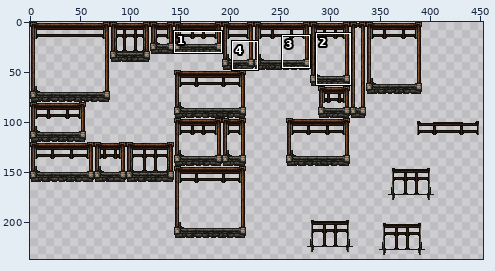
Sprite sheet -- content/Entities/Structures/Construction/Generic/atlas.construction.00.png. The picture above shows the old version from afar; the outline marks the close-up.
Close-up. First the earlier version:
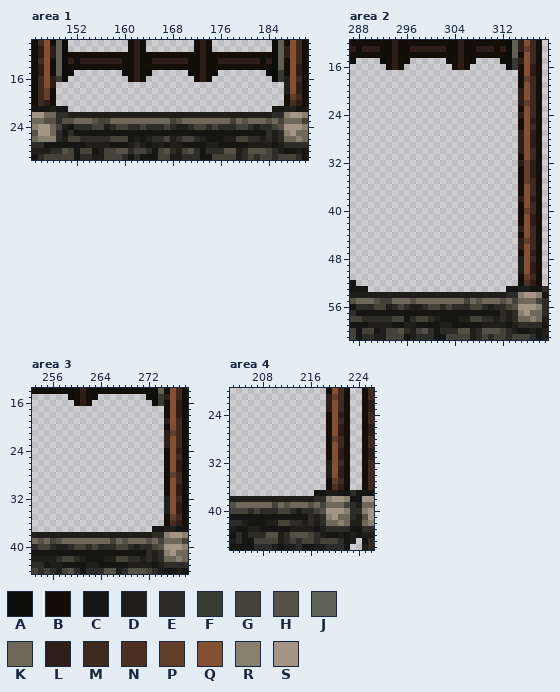
The file is 512x512 pixels. Colours within 5 levels of each other are drawn and written as one. Shown: area 1: x 145..190, y 10..29; area 2: x 287..319, y 12..61; area 3: x 253..278, y 14..44; area 4: x 203..226, y 20..46. The wide view leaves out empty margins. The commit also changed other parts of the picture, which this record leaves out.
Palette (. is transparent): A #0c0c0b  B #140e08  C #151514  D #1f1e1b  E #2e2c29  F #373933  G #45423a  H #565146  J #5f6154  K #6e685a  L #2f1e17  M #40291f  N #4d2f21  P #643e2d  Q #854f32  R #89816f  S #a59587
Pixels before, area 1, first column x 145:
10 BMQBJA..........BLB........BLB..........AJBQMB
11 BLQLJA..........BLB........BLB..........AJLQMB
12 BLQLJABBBBBBBBBBBLBBBBBBBBBBLBBBBBBBBBBBAJLQMB
13 BMQBJALBLLLLLLLBBLBBLLLLLLBBLBBLLLLLLLBLAJBQMB
14 BLQBJABBBBBBBBBBBLBBBBBBBBBBLBBBBBBBBBBBAJBQLB
15 BLQBJAA........ABLBA......ABLBA........AAFBQLB
16 BMQLFA..........BLB........BLB..........AFDQMB
17 BMQL......................................DQLB
18 BMPB......................................DQLB
19 BMPB......................................BPMB
20 BMLB......................................BNLB
21 CCCDCC..................................CCDDCC
22 SSKKEEDDDDDDDDDDDDDDDDDDDDDDDDDDDDDDDDDDEERSSR
23 KKHHEHHKKKHGGKKKKKKKKKKGHKKKKKKKKGKHKKKHKGKKKG
24 RSSKGDCEEEGGDEGGEEGEEEGEDDEGGEGEEEGGEDEEGHSSSR
25 HSSKECECCCCCCCCCCCCCCCCCCCCCCCCCCCCCCCCEDERSKK
26 KRRREDGGEEEEEGGGCDCDEEGDEGGEDCCCDDGGEEDEDEKKRK
27 EECCCCCCCDDDDCCCDEDCDDCDDCCCCDDCCCCCDDDDCDEEEE
28 DDDEEHGCGGCDGGHHEGGECGHEDGHECEEEHHDEHHHGEDCCDC
29 CEGGGGGCEEDDGGGECECCCGGDDEEECCGGGGDEGEGGEGGGEC
Pixels before, area 2, first column x 287:
12 BBBBBBBLBBBBBBBBBBLBBBBBBBAJLQMB.
13 LBLLLBBLBBLLLLLLBBLBBLLLBLAJLPMB.
14 BBBBBBBLBBBBBBBBBBLBBBBBBBAJBQMB.
15 A....ABLBA......ABLBA....AAFLQMB.
16 ......BLB........BLB......AFBQLB.
17 ............................BQLB.
18 ............................BPMB.
19 ............................BQMB.
20 ............................LQMB.
21 ............................LQMB.
22 ............................LPMB.
23 ............................BQMB.
24 ............................LQMB.
25 ............................BQLB.
26 ............................BQMB.
27 ............................LQLB.
28 ............................LQLB.
29 ............................LQLB.
30 ............................LQMB.
31 ............................BQMB.
32 ............................LPLB.
33 ............................BPLB.
34 ............................BPLB.
35 ............................BPMB.
36 ............................BQMB.
37 ............................BQMB.
38 ............................LQLB.
39 ............................BQMB.
40 ............................BPMB.
41 ............................BQLB.
42 ............................BQLB.
43 ............................LQMB.
44 ............................BQMB.
45 ............................LPMB.
46 ............................LQMB.
47 ............................BQLB.
48 ............................DQMB.
49 ............................DQLB.
50 ............................DQLB.
51 ............................BPMB.
52 C...........................BNLB.
53 CCC.......................CCDDCCE
54 DDDDDDDDDDDDDDDDDDDDDDDDDDEERSSRC
55 HKKKHGGKKKHKKKKKKKKGKHKKKHKGKKKGE
56 CEEEGGDEGEDDEGGEGEEEGGEDEEGHSSSRE
57 ECCCCCCCCCCCCCCCCCCCCCCCCEDERSKKE
58 GGEEEEEGGCEGGEDCCCDDGGEEDEDEKKRKD
59 CCCDDDDCCDDCCCCDDCCCCCDDDDCDEEEEC
60 GCGGCDGGHEDGHECEEEHHDEHHHGEDCCDCD
61 GCEEDDGGGCDEEECCGGGGDEGEGGEGGGECD
Pixels before, area 3, first column x 253:
14 BBBBBBBBLBBBBBBBBBBBAJBQMB
15 ......ABLBA........AAFLQMB
16 .......BLB..........AFBQLB
17 ......................BQLB
18 ......................BQLB
19 ......................LQMB
20 ......................BQMB
21 ......................LPMB
22 ......................LQMB
23 ......................LQMB
24 ......................BQLB
25 ......................BQMB
26 ......................BQLB
27 ......................BQLB
28 ......................BPMB
29 ......................BQMB
30 ......................BQLB
31 ......................BQLB
32 ......................DQMB
33 ......................DQLB
34 ......................DQLB
35 ......................BPMB
36 ......................BNLB
37 ....................CCDDCC
38 DDDDDDDDDDDDDDDDDDDDEERSSR
39 KHKGHKKKKKKKKGKHKKKHKGKKKG
40 EGGEDDEGGEGEEEGGEDEEGHSSSR
41 CCCCCCCCCCCCCCCCCCCEDERSKK
42 DDDDEGGEDCCCDDGGEEDEDEKKRK
43 EECDDCCCCDDCCCCCDDDDCDEEEE
44 GEGEDGHECEEEHHDEHHHGEDCCDC
Pixels before, area 4, first column x 203:
20 ................BQMB..BM
21 ................LPMB..BM
22 ................LQMB..BL
23 ................LQMB..BL
24 ................BQLB..BM
25 ................BQMB..BM
26 ................BQLB..BL
27 ................BQLB..BL
28 ................BPMB..BM
29 ................BQMB..BM
30 ................BQLB..BL
31 ................BQLB..BL
32 ................DQMB..BM
33 ................DQLB..BM
34 ................DQLB..BM
35 ................BPMB..BM
36 ................BNLB..BM
37 ..............CCDDCCECCC
38 DDDDDDDDDDDDDDEERSSRCCSS
39 HKKKKKKGKHKKKHKGKKKGEDKK
40 GGGEGEEEGGEDEEGHSSSREERS
41 CCCCCCCCCCCCCEDERSKKEDHS
42 EEDCCCDDGGEEDEDEKKRKDDKR
43 DCCDDCCCCCDDDDCDEEEECCEE
44 CECEEEHHDEHHHGEDCCDCDCDD
45 DECCGGGGDEGEGGEGGGECD.CE
46 CCCCEEEDCDDECCDDEEEC..DE
The same view after the edit:
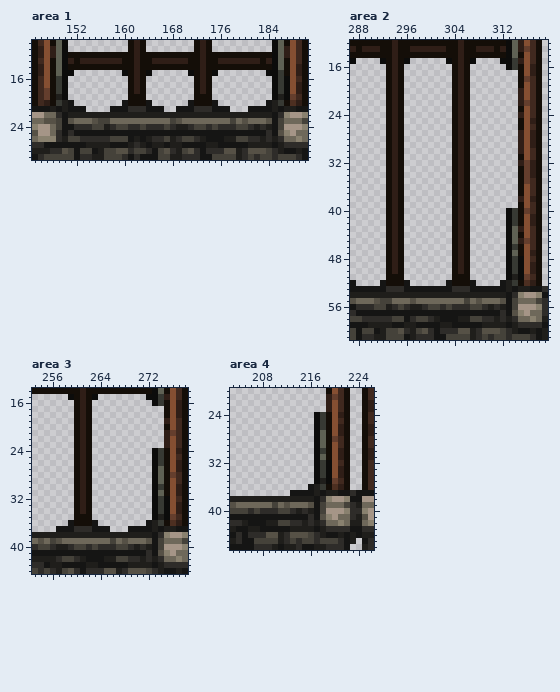
Changes in this commit:
Changed rows in their new state; - is an unchanged pixel.
Area 1:
first column x 148:
16 B--------------------------------------A
17 BFA----------BLB--------BLB----------AFA
18 -FA----------BLB--------BLB----------AFA
19 -DA----------BBB--------BBB----------ADA
20 -FDC--------CBBBC------CBBBC--------CDF-
21 --DCCC----CCCEEECCC--CCCEEECCC---CCCCD--
22 --C----------------------------------C--
23 -GC----------------------------------C--
24 --C---------------------------------DCG-
25 -------------------------------------CH-
Area 2:
first column x 290:
17 ---BLB--------BLB---------
18 ---BLB--------BLB---------
19 ---BLB--------BLB---------
20 ---BLB--------BLB---------
21 ---BLB--------BLB---------
22 ---BLB--------BLB---------
23 ---BLB--------BLB---------
24 ---BLB--------BLB---------
25 ---BLB--------BLB---------
26 ---BLB--------BLB---------
27 ---BLB--------BLB---------
28 ---BLB--------BLB---------
29 ---BLB--------BLB---------
30 ---BLB--------BLB---------
31 ---BLB--------BLB---------
32 ---BLB--------BLB---------
33 ---BLB--------BLB---------
34 ---BLB--------BLB---------
35 ---BLB--------BLB---------
36 ---BLB--------BLB---------
37 ---BLB--------BLB---------
38 ---BLB--------BLB---------
39 ---BLB--------BLB---------
40 ---BLB--------BLB------AF-
41 ---BLB--------BLB------AF-
42 ---BLB--------BLB------AF-
43 ---BLB--------BLB------AJ-
44 ---BLB--------BLB------AJ-
45 ---BLB--------BLB------AJ-
46 ---BLB--------BLB------AFB
47 ---BLB--------BLB------AJ-
48 ---BLB--------BLB------AFA
49 ---BLB--------BLB------AFA
50 ---BLB--------BLB------AFA
51 ---BBB--------BBB------ADA
52 --CBBBC------CBBBC----CDF-
53 CCCEEECCCCCCCCEEECCCCCCD--
54 -----------------------C--
55 -----------------------C--
56 ----------------------DCG-
57 -----------------------CH-
Area 3:
first column x 257:
17 ---BLB-------------
18 ---BLB-------------
19 ---BLB-------------
20 ---BLB-------------
21 ---BLB-------------
22 ---BLB-------------
23 ---BLB-------------
24 ---BLB----------AF-
25 ---BLB----------AF-
26 ---BLB----------AF-
27 ---BLB----------AJ-
28 ---BLB----------AJ-
29 ---BLB----------AJ-
30 ---BLB----------AF-
31 ---BLB----------AJ-
32 ---BLB----------AFA
33 ---BLB----------AFA
34 ---BLB----------AFA
35 ---BBB----------ADA
36 --CBBBC--------CDF-
37 CCCEEECCC---CCCCD--
38 ----------------C--
39 ----------------C--
40 ---------------DCG-
41 ----------------CH-
Area 4:
first column x 213:
24 ----AF-
25 ----AF-
26 ----AF-
27 ----AJ-
28 ----AJ-
29 ----AJ-
30 ----AF-
31 ----AJ-
32 ----AFA
33 ----AFA
34 ----AFA
35 ----ADA
36 ---CDF-
37 CCCCD--
38 ----C--
39 ----C--
40 ---DCG-
41 ----CH-
